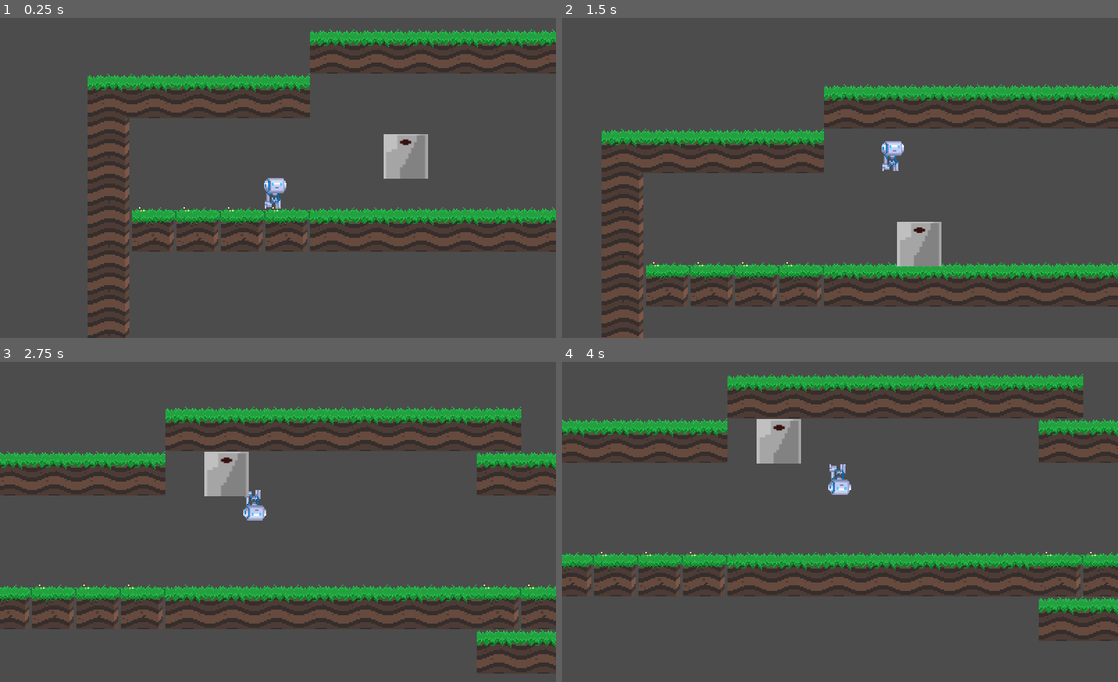
Above: before the commit, frames 1-4 (two rows, left to right).
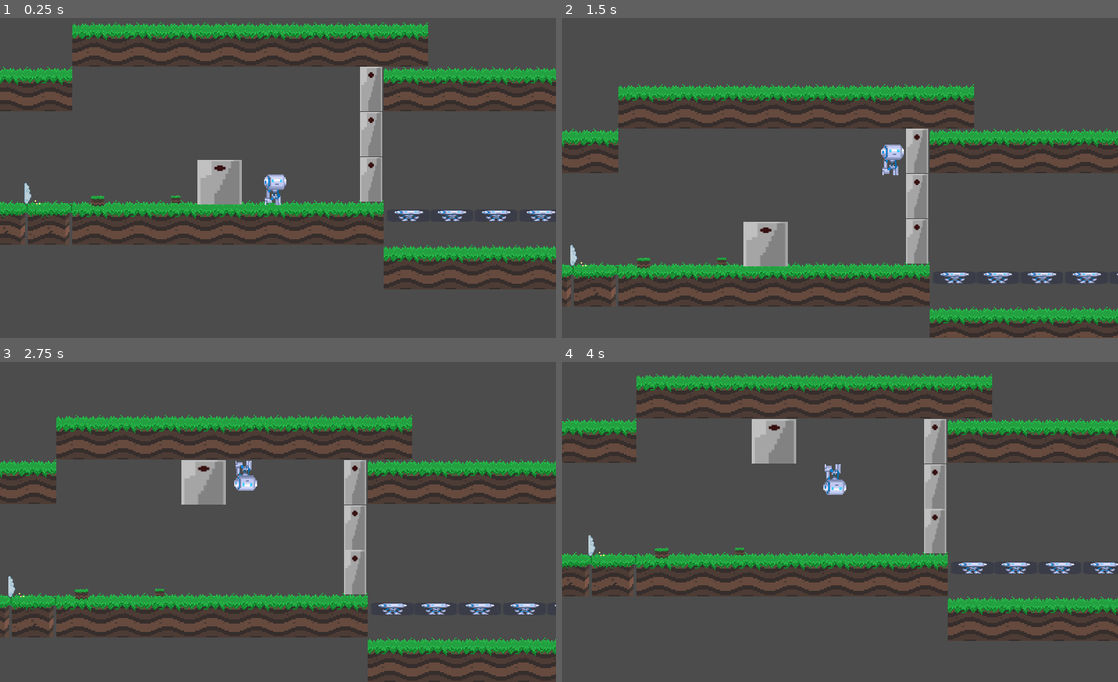
Above: after the commit, the same moments.

Repository: papukweh/Sohlepse
Game: Godot game, scene res://stage.tscn
The game is run twice, just before and just after one commit, with the same random seed, the same clock (stepped at 60 frames per second) and the same inputs.
Inputs:
- Up to frame 1 (0.25 s): no input
- Up to frame 2 (1.5 s): hold Right (move_right) 0.53-1.28 s; hold E (interact) 0.53-1.28 s; tap Up (jump) at 0.77 s; hold Left (move_left) from 1.28 s (still down); tap H (change-h) at 1.35 s
- Up to frame 3 (2.75 s): tap Up (jump) at 1.52 s; tap E (interact) at 1.55 s; release Left (move_left) at 2.03 s; hold Right (move_right) from 2.03 s (still down); hold E (interact) from 2.03 s (still down); tap V (change-v) at 2.1 s
- Up to frame 4 (4 s): release E (interact) at 2.78 s; tap E (interact) at 2.85 s; tap Up (jump) at 3.02, 3.77 s; release Right (move_right) at 3.53 s; hold Left (move_left) from 3.53 s (still down); hold E (interact) from 3.53 s (still down)

The runs differ from the first frame. In frame 1, 37% of the frame differs, in the area x 0-100%, y 1-100%; in frame 2, 31%; in frame 3, 34%; in frame 4, 19%.

Commit message:
Merge manual do branch button-test com algumas modificações

Diff:
--- /dev/null
+++ b/Sohlepse/Button.gd
@@ -0,0 +1,17 @@
+extends Area2D
+
+#button1
+onready var bid = get_name().substr(6,1)
+onready var wall = get_parent().get_node("wall"+bid)
+signal hit
+
+func _ready():
+	wall.connect("hidden", wall, "_on_Wall_hidden")
+
+func _on_Button_body_entered(body):
+	$CollisionShape2D.disabled = true
+	$AnimatedSprite.animation = "pressed"
+	emit_signal("hit")
+
+func _on_Button_hit():
+	wall.emit_signal("hidden")
--- /dev/null
+++ b/Sohlepse/Button.tscn
@@ -0,0 +1,54 @@
+[gd_scene load_steps=6 format=2]
+
+[ext_resource path="res://Button.gd" type="Script" id=1]
+[ext_resource path="res://butpres.png" type="Texture" id=2]
+[ext_resource path="res://moving_platform.png" type="Texture" id=3]
+
+[sub_resource type="SpriteFrames" id=1]
+
+animations = [ {
+"frames": [ ExtResource( 2 ) ],
+"loop": true,
+"name": "pressed",
+"speed": 5.0
+}, {
+"frames": [ ExtResource( 3 ) ],
+"loop": true,
+"name": "default",
+"speed": 1.0
+} ]
+_sections_unfolded = [ "Resource" ]
+
+[sub_resource type="RectangleShape2D" id=2]
+
+custom_solver_bias = 0.0
+extents = Vector2( 10, 10 )
+
+[node name="Button" type="Area2D" index="0"]
+
+input_pickable = true
+gravity_vec = Vector2( 0, 1 )
+gravity = 98.0
+linear_damp = 0.1
+angular_damp = 1.0
+audio_bus_override = false
+audio_bus_name = "Master"
+script = ExtResource( 1 )
+
+[node name="AnimatedSprite" type="AnimatedSprite" parent="." index="0"]
+
+position = Vector2( 0, 0.0973301 )
+scale = Vector2( 0.101757, 0.258212 )
+frames = SubResource( 1 )
+animation = "default"
+_sections_unfolded = [ "Transform" ]
+
+[node name="CollisionShape2D" type="CollisionShape2D" parent="." index="1"]
+
+position = Vector2( 0.181803, -3.36307 )
+scale = Vector2( 1.01343, 0.515817 )
+shape = SubResource( 2 )
+
+[connection signal="body_entered" from="." to="." method="_on_Button_body_entered"]
+
+[connection signal="hit" from="." to="." method="_on_Button_hit"]
--- /dev/null
+++ b/Sohlepse/ButtonInst.gd
@@ -0,0 +1,26 @@
+extends StaticBody2D
+
+onready var bid = get_name().substr(6,1)
+onready var wall = get_parent().get_node("wall"+bid)
+signal hit
+signal out
+
+func _ready():
+	wall.connect("hidden", wall, "_on_Wall_hidden")
+	wall.connect("shown", wall, "_on_Wall_shown")
+
+func _process(delta):
+	if $left.is_colliding() || $right.is_colliding() || $up.is_colliding():
+		emit_signal("hit")
+	else:
+		emit_signal("out")
+
+func _on_ButtonInst_hit():
+	$AnimatedSprite.animation = "pressed"
+	$CollisionShape2D.disabled = true
+	wall.emit_signal("hidden")
+
+func _on_ButtonInst_out():
+	$AnimatedSprite.animation = "default"
+	$CollisionShape2D.disabled = false
+	wall.emit_signal("shown")
--- /dev/null
+++ b/Sohlepse/ButtonInst.tscn
@@ -0,0 +1,82 @@
+[gd_scene load_steps=6 format=2]
+
+[ext_resource path="res://ButtonInst.gd" type="Script" id=1]
+[ext_resource path="res://butpres.png" type="Texture" id=2]
+[ext_resource path="res://moving_platform.png" type="Texture" id=3]
+
+[sub_resource type="SpriteFrames" id=1]
+
+animations = [ {
+"frames": [ ExtResource( 2 ) ],
+"loop": true,
+"name": "pressed",
+"speed": 5.0
+}, {
+"frames": [ ExtResource( 3 ) ],
+"loop": true,
+"name": "default",
+"speed": 5.0
+} ]
+
+[sub_resource type="CircleShape2D" id=2]
+
+custom_solver_bias = 0.0
+radius = 10.0
+
+[node name="ButtonInst" type="StaticBody2D"]
+
+input_pickable = false
+collision_layer = 1
+collision_mask = 1
+constant_linear_velocity = Vector2( 0, 0 )
+constant_angular_velocity = 0.0
+friction = 1.0
+bounce = 0.0
+script = ExtResource( 1 )
+
+[node name="AnimatedSprite" type="AnimatedSprite" parent="." index="0"]
+
+scale = Vector2( 0.0706712, 0.187033 )
+frames = SubResource( 1 )
+animation = "pressed"
+_sections_unfolded = [ "Transform", "Z Index" ]
+
+[node name="CollisionShape2D" type="CollisionShape2D" parent="." index="1"]
+
+position = Vector2( -0.030027, -0.278818 )
+scale = Vector2( 0.690345, 0.461321 )
+shape = SubResource( 2 )
+_sections_unfolded = [ "Transform" ]
+
+[node name="left" type="RayCast2D" parent="." index="2"]
+
+position = Vector2( -7.36273, -5.61355 )
+scale = Vector2( 0.303466, 0.098162 )
+enabled = true
+exclude_parent = true
+cast_to = Vector2( 0, 50 )
+collision_mask = 1
+
+[node name="right" type="RayCast2D" parent="." index="3"]
+
+position = Vector2( 7.12738, -5.68045 )
+scale = Vector2( 0.370407, 0.0992329 )
+enabled = true
+exclude_parent = true
+cast_to = Vector2( 0, 50 )
+collision_mask = 1
+
+[node name="up" type="RayCast2D" parent="." index="4"]
+
+position = Vector2( 7.17838, -5.15526 )
+rotation = 1.5708
+scale = Vector2( 1.02966, 0.291092 )
+enabled = true
+exclude_parent = true
+cast_to = Vector2( 0, 50 )
+collision_mask = 1
+_sections_unfolded = [ "Transform" ]
+
+[connection signal="hit" from="." to="." method="_on_ButtonInst_hit"]
+
+[connection signal="out" from="." to="." method="_on_ButtonInst_out"]
--- a/Sohlepse/FallingFloor.gd
+++ b/Sohlepse/FallingFloor.gd
@@ -1,15 +1,13 @@
-extends KinematicBody2D
+extends Area2D
 
 var NumberOfTouches = 2
 var isTouching = false
 
-
-func fixed_process(delta):
-	if($RayCast2D.getcollider() == get_node("player")) :
-		if(!isTouching):
-			NumberOfTouches = NumberOfTouches - 1
+func _on_FallingFloor_body_entered(body):
+	if(!isTouching and body.get_name() == "player"):
+		NumberOfTouches = NumberOfTouches - 1
 		isTouching = true
 		if(NumberOfTouches == 0):
-			self.free()
+			queue_free()
 	else:
 		isTouching = false
--- a/Sohlepse/FallingFloor.tscn
+++ b/Sohlepse/FallingFloor.tscn
@@ -6,34 +6,57 @@
 [sub_resource type="RectangleShape2D" id=1]
 
 custom_solver_bias = 0.0
-extents = Vector2( 99.2031, 10 )
+extents = Vector2( 94.8773, 4.74026 )
 
-[node name="FallingFloor" type="KinematicBody2D" index="0"]
+[sub_resource type="RectangleShape2D" id=2]
 
-position = Vector2( 544.735, 307.778 )
+custom_solver_bias = 0.0
+extents = Vector2( 9.98492, 10 )
+
+[node name="FallingFloor" type="Area2D"]
+
+position = Vector2( 557.909, 269.369 )
+scale = Vector2( 1.01135, 0.580037 )
+input_pickable = true
+gravity_vec = Vector2( 0, 1 )
+gravity = 98.0
+linear_damp = 0.1
+angular_damp = 1.0
+monitorable = false
+audio_bus_override = false
+audio_bus_name = "Master"
+script = ExtResource( 1 )
+_sections_unfolded = [ "Collision" ]
+
+[node name="CollisionShape2D" type="CollisionShape2D" parent="." index="0"]
+
+position = Vector2( -0.116373, 20.7255 )
+scale = Vector2( 0.290403, 0.547745 )
+shape = SubResource( 1 )
+_sections_unfolded = [ "Transform" ]
+
+[node name="StaticBody2D" type="StaticBody2D" parent="." index="1"]
+
+position = Vector2( 0, 32 )
+scale = Vector2( 1, 0.5 )
 input_pickable = false
 collision_layer = 1
 collision_mask = 1
-collision/safe_margin = 0.08
-script = ExtResource( 1 )
+constant_linear_velocity = Vector2( 0, 0 )
+constant_angular_velocity = 0.0
+friction = 1.0
+bounce = 0.0
+_sections_unfolded = [ "Collision", "Transform", "Z Index" ]
 
-[node name="CollisionShape2D" type="CollisionShape2D" parent="." index="0"]
+[node name="Sprite" type="Sprite" parent="StaticBody2D" index="0"]
 
-shape = SubResource( 1 )
+texture = ExtResource( 2 )
+_sections_unfolded = [ "Transform" ]
 
-[node name="Sprite" type="Sprite" parent="." index="1"]
+[node name="CollisionShape2D" type="CollisionShape2D" parent="StaticBody2D" index="1"]
 
-position = Vector2( 0.518333, 1.25531 )
-scale = Vector2( 3.05016, 0.383668 )
-texture = ExtResource( 2 )
+position = Vector2( -1.16113, 6.25488 )
+scale = Vector2( 3.00773, 2.49131 )
+shape = SubResource( 2 )
 
-[node name="RayCast2D" type="RayCast2D" parent="." index="2"]
-
-position = Vector2( 111.637, 17.7768 )
-rotation = 1.5708
-scale = Vector2( 1.51716, 4.06663 )
-enabled = false
-exclude_parent = true
-cast_to = Vector2( 0, 50 )
-collision_mask = 1
-_sections_unfolded = [ "Transform" ]
+[connection signal="body_entered" from="." to="." method="_on_FallingFloor_body_entered"]
--- /dev/null
+++ b/Sohlepse/Lever.gd
@@ -0,0 +1,33 @@
+extends Area2D
+
+var inbody = null
+var activated = false
+signal hit
+
+onready var bid = get_name().substr(5,1)
+onready var wall = get_parent().get_node("wall"+bid)
+
+#lever1
+func _ready():
+	wall.connect("hidden", wall, "_on_Wall_hidden")
+	wall.connect("shown", wall, "_on_Wall_shown")
+
+func _process(delta):
+	if inbody != null and inbody.get_name() == "player" and Input.is_action_just_pressed("interact"):
+		emit_signal("hit")
+
+func _on_Lever_body_entered(body):
+	inbody = body
+
+func _on_Lever_body_exited(body):
+	inbody = null
+
+func _on_Lever_hit():
+	if !activated:
+		$AnimatedSprite.animation = "on"
+		wall.emit_signal("hidden")
+		activated = true
+	else:
+		$AnimatedSprite.animation = "off"
+		wall.emit_signal("shown")
+		activated = false
--- /dev/null
+++ b/Sohlepse/Lever.tscn
@@ -0,0 +1,55 @@
+[gd_scene load_steps=6 format=2]
+
+[ext_resource path="res://Lever.gd" type="Script" id=1]
+[ext_resource path="res://scroll_bg_cloud_2.png" type="Texture" id=2]
+[ext_resource path="res://scroll_bg_cloud_1.png" type="Texture" id=3]
+
+[sub_resource type="SpriteFrames" id=1]
+
+animations = [ {
+"frames": [ ExtResource( 2 ) ],
+"loop": true,
+"name": "on",
+"speed": 5.0
+}, {
+"frames": [ ExtResource( 3 ) ],
+"loop": true,
+"name": "off",
+"speed": 5.0
+} ]
+
+[sub_resource type="RectangleShape2D" id=2]
+
+custom_solver_bias = 0.0
+extents = Vector2( 12.5504, 10 )
+
+[node name="Lever" type="Area2D"]
+
+input_pickable = true
+gravity_vec = Vector2( 0, 1 )
+gravity = 98.0
+linear_damp = 0.1
+angular_damp = 1.0
+audio_bus_override = false
+audio_bus_name = "Master"
+script = ExtResource( 1 )
+
+[node name="AnimatedSprite" type="AnimatedSprite" parent="." index="0"]
+
+rotation = 1.5708
+scale = Vector2( 0.3, 0.3 )
+frames = SubResource( 1 )
+animation = "off"
+_sections_unfolded = [ "Transform" ]
+
+[node name="CollisionShape2D" type="CollisionShape2D" parent="." index="1"]
+
+position = Vector2( -3.40976, -0.913229 )
+scale = Vector2( 1.37556, 1.50324 )
+shape = SubResource( 2 )
+
+[connection signal="body_entered" from="." to="." method="_on_Lever_body_entered"]
+
+[connection signal="body_exited" from="." to="." method="_on_Lever_body_exited"]
+
+[connection signal="hit" from="." to="." method="_on_Lever_hit"]
--- /dev/null
+++ b/Sohlepse/StaticBody2D.gd
@@ -0,0 +1,12 @@
+extends StaticBody2D
+
+signal hit
+
+func _process(delta):
+	if $RayCast2D.is_colliding():
+		$RayCast2D.queue_free()
+		emit_signal("hit")
+
+
+func _on_StaticBody2D_hit():
+	$Sprite.queue_free()
--- /dev/null
+++ b/Sohlepse/Wall.gd
@@ -0,0 +1,12 @@
+extends StaticBody2D
+
+signal hidden
+signal shown
+
+func _on_Wall_hidden():
+	self.hide()
+	$CollisionShape2D.disabled = true
+
+func _on_Wall_shown():
+	self.show()
+	$CollisionShape2D.disabled = false
--- /dev/null
+++ b/Sohlepse/Wall.tscn
@@ -0,0 +1,30 @@
+[gd_scene load_steps=4 format=2]
+
+[ext_resource path="res://Wall.gd" type="Script" id=1]
+[ext_resource path="res://plankpin.png" type="Texture" id=2]
+
+[sub_resource type="RectangleShape2D" id=1]
+
+custom_solver_bias = 0.0
+extents = Vector2( 10, 10 )
+
+[node name="Wall" type="StaticBody2D"]
+
+input_pickable = false
+collision_layer = 1
+collision_mask = 1
+constant_linear_velocity = Vector2( 0, 0 )
+constant_angular_velocity = 0.0
+friction = 1.0
+bounce = 0.0
+script = ExtResource( 1 )
+
+[node name="Sprite" type="Sprite" parent="." index="0"]
+
+texture = ExtResource( 2 )
+
+[node name="CollisionShape2D" type="CollisionShape2D" parent="." index="1"]
+
+position = Vector2( -0.619843, 0.258026 )
+scale = Vector2( 1.63087, 3.22512 )
+shape = SubResource( 1 )
--- a/Sohlepse/box.gd
+++ b/Sohlepse/box.gd
@@ -24,7 +24,7 @@
 	elif $RC_right.is_colliding():
 		player = $RC_right.get_collider()
 
-	if player != null and push:
+	if player != null and player.get_name() == "player" and push:
 		if player.moving_left():
 			velocity.x = -200
 		elif player.moving_right():
--- a/Sohlepse/player.tscn
+++ b/Sohlepse/player.tscn
@@ -8,14 +8,14 @@
 custom_solver_bias = 0.0
 extents = Vector2( 3.3537, 10 )
 
-[node name="player" type="KinematicBody2D" index="0"]
+[node name="player" type="KinematicBody2D"]
 
 input_pickable = false
 collision_layer = 1
 collision_mask = 1
 collision/safe_margin = 0.08
 script = ExtResource( 1 )
-_sections_unfolded = [ "Angular", "Applied Forces", "Linear" ]
+_sections_unfolded = [ "Angular", "Applied Forces", "Collision", "Linear" ]
 invert_vertical = 1
 invert_horizontal = 1
 
--- a/Sohlepse/stage.tscn
+++ b/Sohlepse/stage.tscn
@@ -1,10 +1,15 @@
-[gd_scene load_steps=4 format=2]
+[gd_scene load_steps=9 format=2]
 
 [ext_resource path="res://tileset.tres" type="TileSet" id=1]
 [ext_resource path="res://player.tscn" type="PackedScene" id=2]
 [ext_resource path="res://box.tscn" type="PackedScene" id=3]
+[ext_resource path="res://Button.tscn" type="PackedScene" id=4]
+[ext_resource path="res://Lever.tscn" type="PackedScene" id=5]
+[ext_resource path="res://ButtonInst.tscn" type="PackedScene" id=6]
+[ext_resource path="res://FallingFloor.tscn" type="PackedScene" id=7]
+[ext_resource path="res://Wall.tscn" type="PackedScene" id=8]
 
-[node name="stage" type="Node" index="0"]
+[node name="stage" type="Node"]
 
 _sections_unfolded = [ "Pause" ]
 
@@ -26,15 +31,66 @@
 collision_mask = 1
 occluder_light_mask = 1
 format = 1
-tile_data = PoolIntArray( -131067, 0, 0, -131066, 0, 0, -131 …(704 unchanged characters)…  0, 0, 131082, 0, 0, 131083, 0, 0, 131084, 1, 0, 131085, 1, 0, 131086, 1, 0, 131087, 0, 0, 131088, 0, 0, 131089, 0, 0, 131090, 0, 0, 131091, 0, 0, 131 …(17208 unchanged characters)…
+tile_data = PoolIntArray( -131067, 0, 0, -131066, 0, 0, -131 …(704 unchanged characters)…  0, 0, 131082, 0, 0, 131083, 0, 0, 131089, 0, 0, 131090, 0, 0, 131091, 0, 0, 131 …(17208 unchanged characters)…
 _sections_unfolded = [ "Cell" ]
 
 [node name="player" parent="." index="1" instance=ExtResource( 2 )]
 
-position = Vector2( 274.969, 75.8002 )
+position = Vector2( 616.563, 86.339 )
 scale = Vector2( 0.817881, 1.08877 )
-_sections_unfolded = [ "Angular", "Applied Forces", "Linear", "Transform" ]
+_sections_unfolded = [ "Angular", "Applied Forces", "Collision", "Linear", "Transform" ]
 
 [node name="box" parent="." index="2" instance=ExtResource( 3 )]
 
-position = Vector2( 460.477, 36.1142 )
+position = Vector2( 534.916, 104.79 )
+
+[node name="button1" parent="." index="3" instance=ExtResource( 4 )]
+
+position = Vector2( 356.121, 129.526 )
+
+[node name="lever2" parent="." index="4" instance=ExtResource( 5 )]
+
+position = Vector2( 257.755, 119.08 )
+
+[node name="button3" parent="." index="5" instance=ExtResource( 6 )]
+
+position = Vector2( 468.578, 127.194 )
+
+[node name="FallingFloor" parent="." index="6" instance=ExtResource( 7 )]
+
+position = Vector2( 803.805, 132 )
+_sections_unfolded = [ "Collision", "Transform" ]
+
+[node name="FallingFloor3" parent="." index="7" instance=ExtResource( 7 )]
+
+position = Vector2( 929.492, 132 )
+_sections_unfolded = [ "Collision", "Transform" ]
+
+[node name="FallingFloor4" parent="." index="8" instance=ExtResource( 7 )]
+
+position = Vector2( 993.918, 132 )
+_sections_unfolded = [ "Collision", "Transform" ]
+
+[node name="FallingFloor5" parent="." index="9" instance=ExtResource( 7 )]
+
+position = Vector2( 1057.65, 132 )
+_sections_unfolded = [ "Collision", "Transform" ]
+
+[node name="FallingFloor2" parent="." index="10" instance=ExtResource( 7 )]
+
+position = Vector2( 865.842, 132 )
+_sections_unfolded = [ "Collision", "Transform" ]
+
+[node name="wall1" parent="." index="11" instance=ExtResource( 8 )]
+
+position = Vector2( 749.5, 98.0827 )
+
+[node name="wall2" parent="." index="12" instance=ExtResource( 8 )]
+
+position = Vector2( 749.5, 33.3111 )
+
+[node name="wall3" parent="." index="13" instance=ExtResource( 8 )]
+
+position = Vector2( 749.5, -31.4605 )
+
+[connection signal="area_entered" from="lever2" to="lever2" method="_on_lever2_area_entered"]
Not shown: 1 places in Sohlepse/FallingFloor.tscn that only renumber resources
Binary file added: Sohlepse/butpres.png
Not shown, added: Sohlepse/butpres.png.import
Binary file added: Sohlepse/moving_platform.png
Not shown, added: Sohlepse/moving_platform.png.import
Binary file added: Sohlepse/scroll_bg_cloud_1.png
Not shown, added: Sohlepse/scroll_bg_cloud_1.png.import
Binary file added: Sohlepse/scroll_bg_cloud_2.png
Not shown, added: Sohlepse/scroll_bg_cloud_2.png.import
Not shown, removed: Proposta.out
